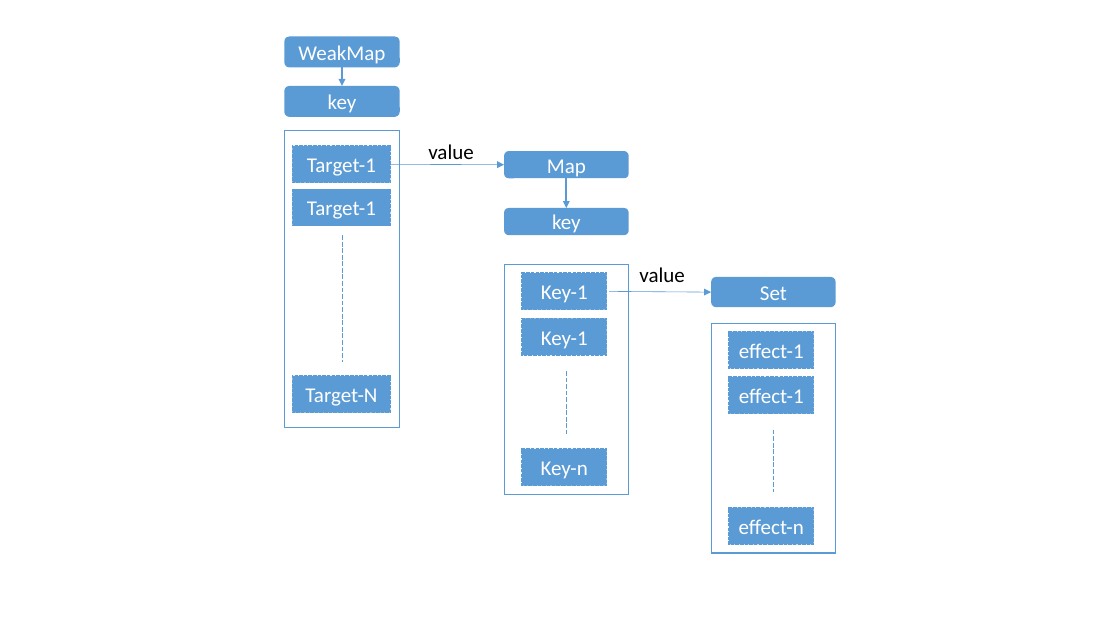
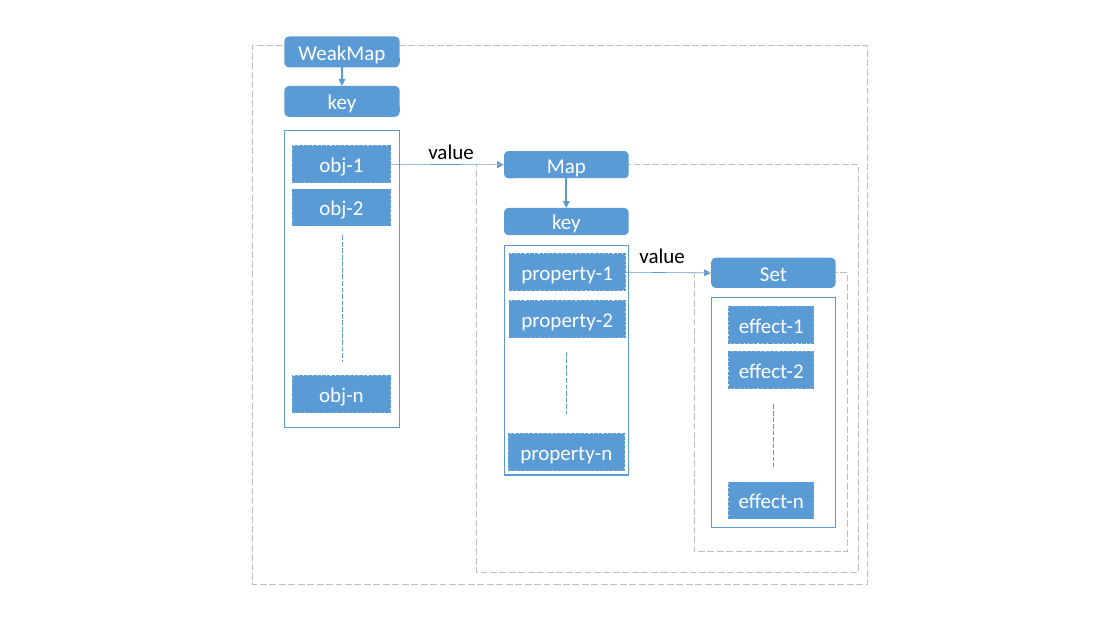
Before and after one commit to zuogl/zNote, a slide deck: slide 3 of img.pptx. Drawn at 1120x630 pixels with LibreOffice and Linux fonts; fonts in the diff are those of the drawing. Boxes give left, top, right and bottom in pixels: in the first picture for what was removed or moved away, otherwise in the second. Text is boxed around its words. In the diff, an @@ line names an element or a change of style, - is before the commit and + after.

```diff
--- a/img.pptx
+++ b/img.pptx
@@ rectangle added at <box>252,45,867,585</box>, outline #BFBFBF 0.75 pt dashed @@
@@ text in rectangle at <box>319,157,363,176</box>: text changed @@
-Target-1
+obj-1
@@ rectangle added at <box>476,165,859,573</box>, outline #BFBFBF 0.75 pt dashed @@
@@ text in rectangle at <box>319,200,363,219</box>: text changed @@
-Target-1
+obj-2
@@ rectangle "property-1": place and size @@
-rectangle "property-1" at <box>522,273,607,310</box>
+rectangle "property-1" at <box>509,254,625,291</box>
@@ text in rectangle at <box>521,266,612,284</box>: text changed @@
-Key-1
+property-1
@@ rectangle added at <box>694,273,848,551</box>, outline #BFBFBF 0.75 pt dashed @@
@@ rectangle added at <box>509,301,625,338</box>, fill #5B9BD5, outline #5B9BD5 1 pt dashed, 18 pt, text #FFFFFF @@
+property-2
@@ rectangle removed at <box>522,318,607,355</box> @@
-Key-1
@@ 1 rounded rectangle, 1 text, 1 arrow, 1 rectangle, 1 line: place and size @@
-1 rounded rectangle, 1 text, 1 arrow, 1 rectangle, 1 line at <box>504,265,836,495</box>
+1 rounded rectangle, 1 text, 1 arrow, 1 rectangle, 1 line at <box>504,245,836,476</box>
@@ 4 rectangles, 1 line: place and size @@
-4 rectangles, 1 line at <box>712,323,836,554</box>
+4 rectangles, 1 line at <box>712,298,836,528</box>
@@ text in rectangle at <box>319,387,364,406</box>: text changed @@
-Target-N
+obj-n
@@ text in rectangle at <box>739,363,804,378</box>: text changed @@
-effect-1
+effect-2
@@ rectangle "property-n": place and size @@
-rectangle "property-n" at <box>522,449,607,486</box>
+rectangle "property-n" at <box>508,434,624,471</box>
@@ text in rectangle at <box>520,447,612,464</box>: text changed @@
-Key-n
+property-n
```
Also in this commit, not shown: 3 slides added, 2 other files.
